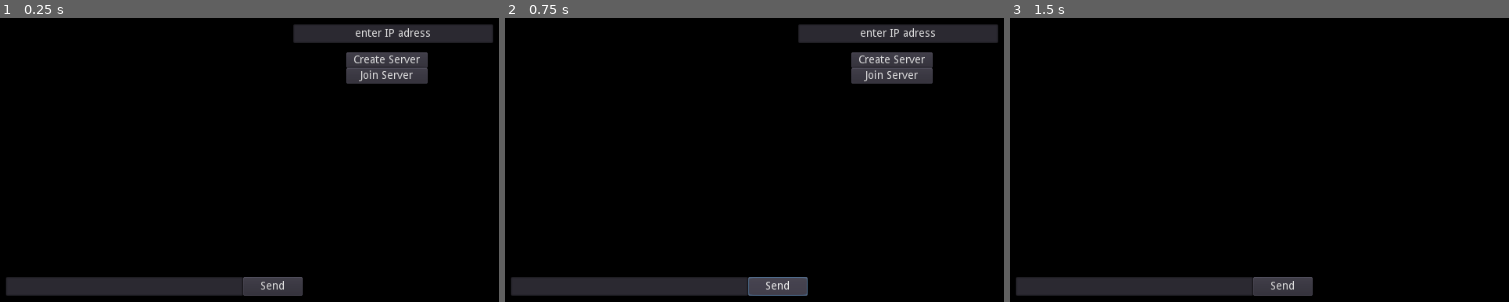
Above: before the commit, frames 1-3 (left to right).
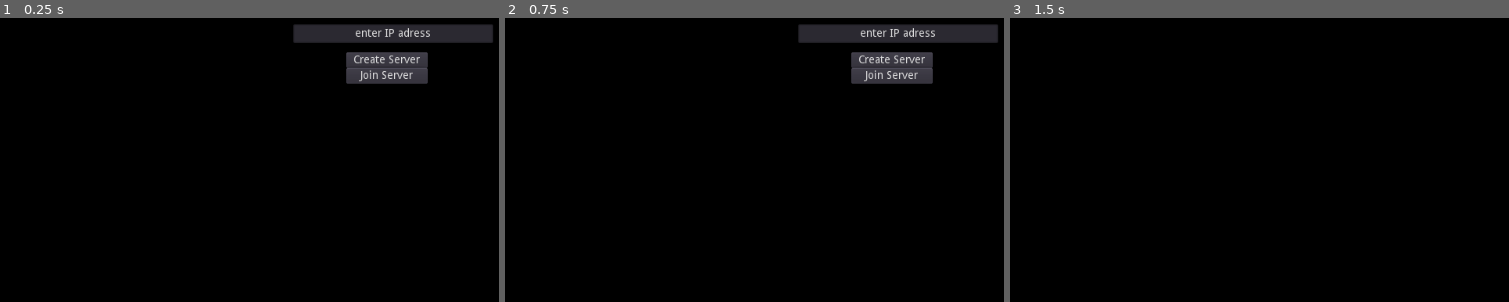
Above: after the commit, the same moments.

Repository: Yagoi23/2D-RTS
Game: Godot game, scene res://Multiplayer/NetworkSetup.tscn
The game is run twice, just before and just after one commit, with the same random seed, the same clock (stepped at 60 frames per second) and the same inputs.
Inputs (mouse positions are in pixels of both pictures, inside the frame that each line leads up to):
- Up to frame 1 (0.25 s): no input
- Up to frame 2 (0.75 s): click (779, 287) at 0.5 s, where only the run before the commit has a clickable "Send"
- Up to frame 3 (1.5 s): click "Create Server" at 1.25 s

The runs differ from the first frame. In frame 1, 4.0% of the frame differs, in the area x 1-61%, y 91-98%; in frame 2, 4.0%; in frame 3, 4.0%.
Error in both runs: Invalid get index '3' (on base: 'Array'). (res://Multiplayer/Network.gd:11)

Commit message:
Revert "added chat using rich text"
This reverts commit 2894759061642b92512597a0a1c6444a3742bf6d.

Diff:
--- a/Multiplayer/NetworkSetup.gd
+++ b/Multiplayer/NetworkSetup.gd
@@ -2,8 +2,6 @@
 
 onready var MultiplayerConfigUi = $MultiplayerConfig
 onready var ServerIPAdressBar = $MultiplayerConfig/LineEdit
-onready var ChatEnterBar = $InServerControl/LineEdit
-onready var ChatText = $InServerControl/Label
 
 onready var DeviceIPAdress = $CanvasLayer/DeviceIPAdress
 
@@ -29,10 +27,3 @@
 		MultiplayerConfigUi.hide()
 		Network.ip_adress = ServerIPAdressBar.text
 		Network.join_server()
-
-
-func _on_SendChatButton_pressed():
-	var chattext = ChatEnterBar.text
-	var oldchattext = ChatText.text
-	ChatText.set_bbcode(oldchattext+"\n"+chattext)
-	ChatEnterBar.text = ""
--- a/Multiplayer/NetworkSetup.tscn
+++ b/Multiplayer/NetworkSetup.tscn
@@ -54,30 +54,5 @@
 margin_bottom = 14.0
 text = "Your IP Adress Should Be Here"
 
-[node name="InServerControl" type="Control" parent="."]
-margin_right = 40.0
-margin_bottom = 40.0
-
-[node name="LineEdit" type="LineEdit" parent="InServerControl"]
-margin_left = -488.0
-margin_top = 268.0
-margin_right = -184.0
-margin_bottom = 292.0
-
-[node name="Label" type="RichTextLabel" parent="InServerControl"]
-margin_left = -488.0
-margin_top = 92.0
-margin_right = -104.0
-margin_bottom = 266.0
-scroll_following = true
-
-[node name="SendChatButton" type="Button" parent="InServerControl"]
-margin_left = -184.0
-margin_top = 268.0
-margin_right = -108.0
-margin_bottom = 292.0
-text = "Send"
-
 [connection signal="pressed" from="MultiplayerConfig/Create_Server" to="." method="_on_Create_Server_pressed"]
 [connection signal="pressed" from="MultiplayerConfig/Join_Server" to="." method="_on_Join_Server_pressed"]
-[connection signal="pressed" from="InServerControl/SendChatButton" to="." method="_on_SendChatButton_pressed"]
